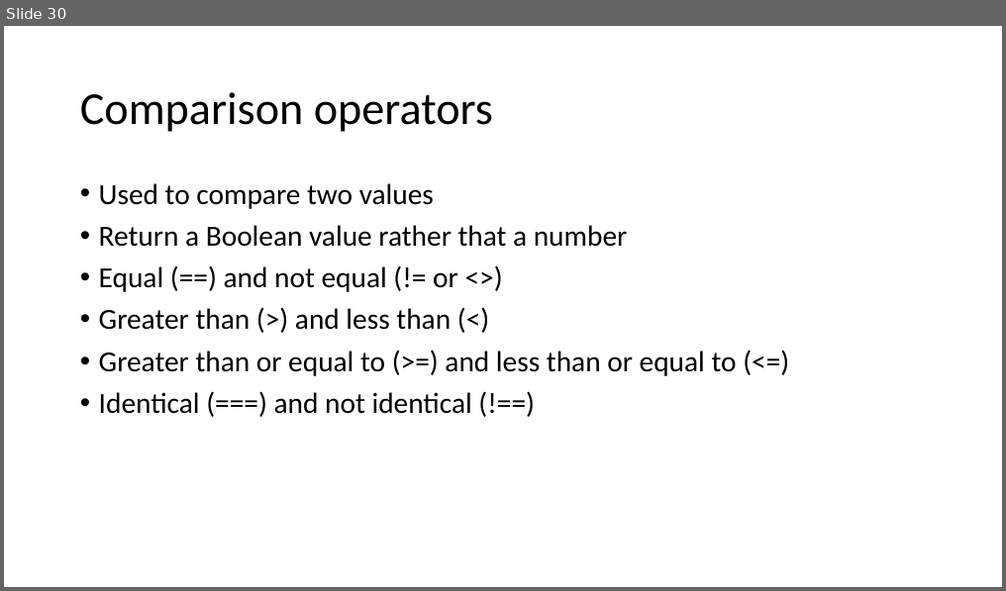
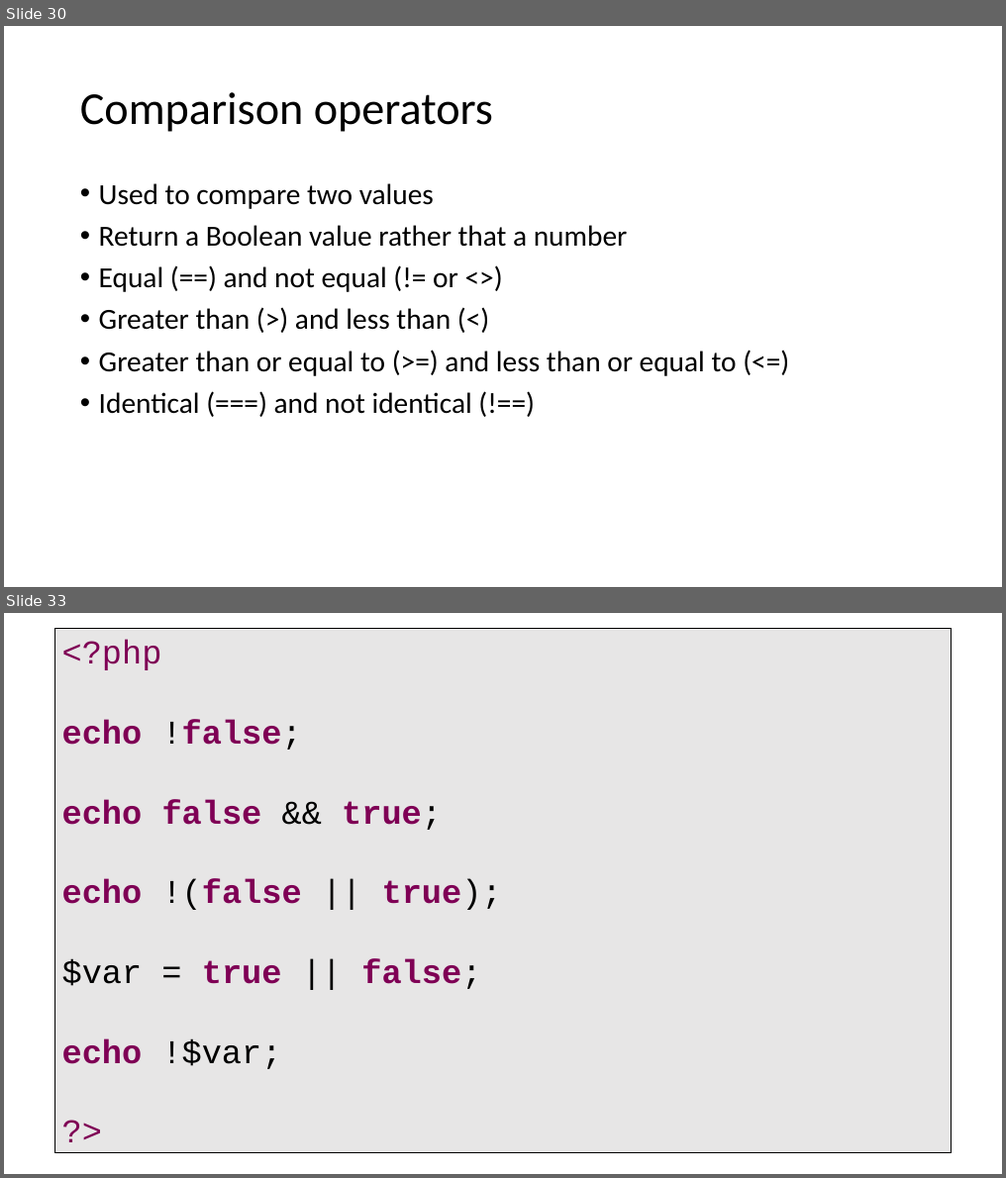
Before and after one commit to PHPEmbark/curriculum, a slide deck: course/1 - Basic Programming/Basics Of Programming.pptx. Shown one above the other, each under a label of ours: slide 30 before the commit, slides 30 and 33 after it; the slides between them are not shown. The pictures are 1006x591 and 1006x1178 pixels, drawn with LibreOffice and Linux fonts; fonts in the diff are those of the drawing. Boxes give left, top, right and bottom in pixels: in the first picture for what was removed or moved away, otherwise in the second. Text is boxed around its words. In the diff, an @@ line names an element or a change of style, - is before the commit and + after.

```diff
--- a/course/1 - Basic Programming/Basics Of Programming.pptx
+++ b/course/1 - Basic Programming/Basics Of Programming.pptx
@@ slide 33 added at (4,613,1002,1174), background #FFFFFF @@
@@ rectangle added at (4,617,19,647), fill #FFFFFF @@
@@ text added at (54,625,951,1157), fill #E7E6E6, outline #000000 0.75 pt, 32 pt, text #7F0055, bold @@
+<?php
+echo !false;
+echo false && true;
+echo !(false || true);
+$var = true || false;
+echo !$var;
+?>
```
Also in this commit, not shown: 2 slides changed, 11 other slides added, 1 other file.
